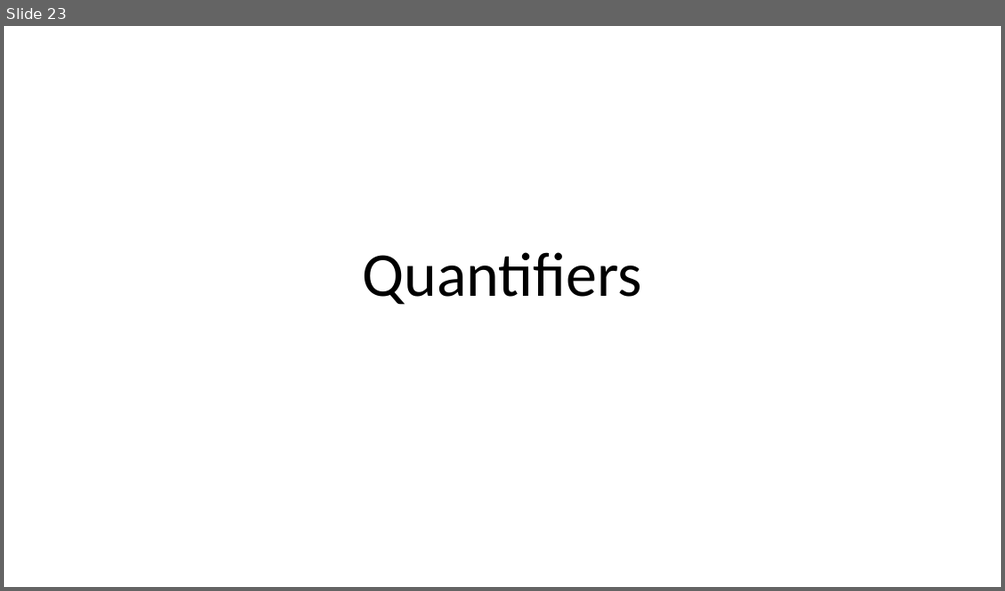
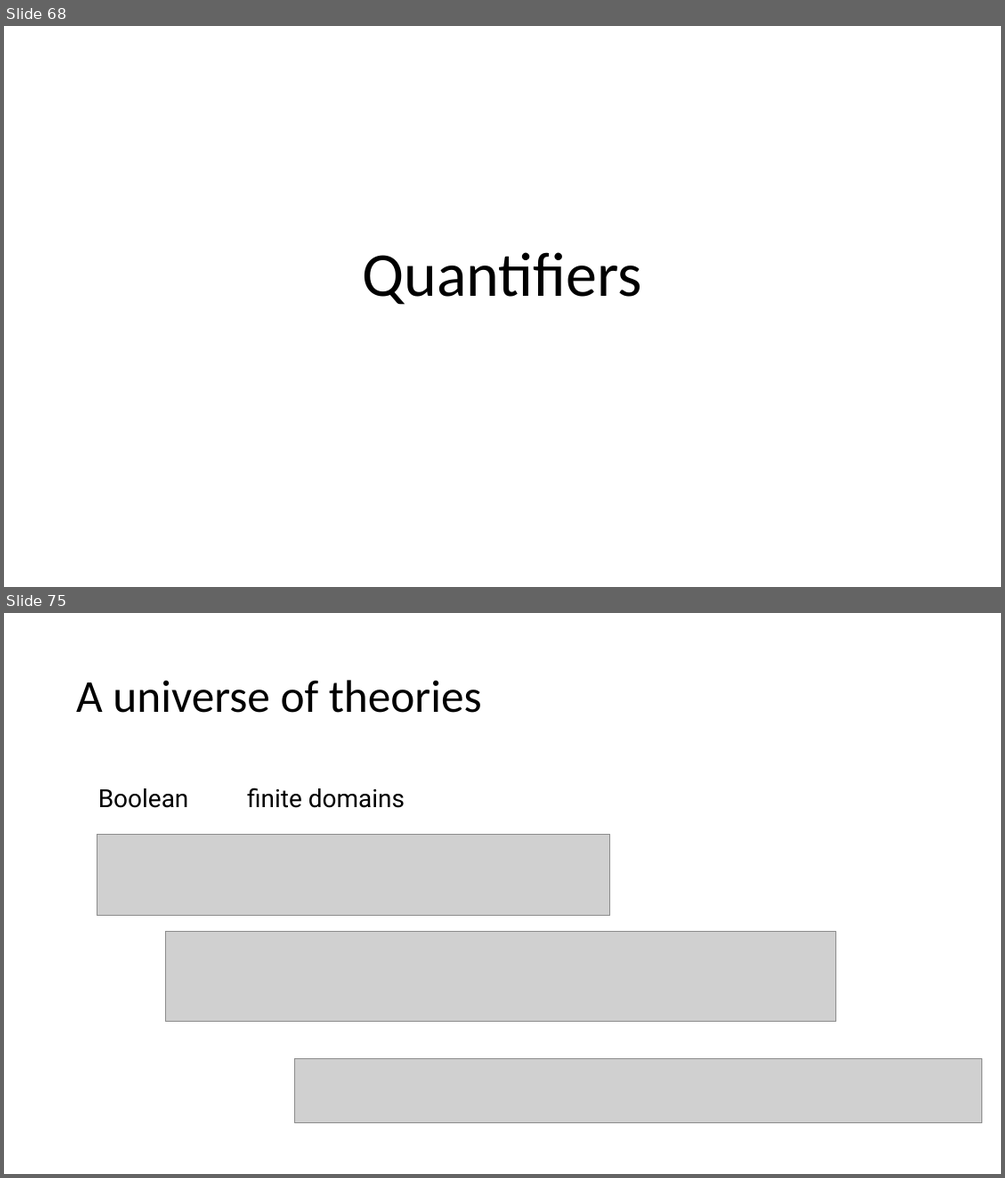
Before and after one commit to Z3Prover/doc, a slide deck: internals/tutorial/z3internals.pptx. Shown one above the other, each under a label of ours: slide 23 before the commit, slides 68 and 75 after it; the slides between them are not shown. The pictures are 1005x591 and 1005x1178 pixels, drawn with LibreOffice and Linux fonts; fonts in the diff are those of the drawing; grey boxes stand for pictures. Boxes give left, top, right and bottom in pixels: in the first picture for what was removed or moved away, otherwise in the second. Text is boxed around its words. In the diff, an @@ line names an element or a change of style, - is before the commit and + after.

```diff
--- a/internals/tutorial/z3internals.pptx
+++ b/internals/tutorial/z3internals.pptx
@@ slide 75 added at [4, 613, 1001, 1174], background #FFFFFF @@
@@ title added at [76, 680, 482, 713], 44 pt, text #000000 @@
+A universe of theories
@@ table added at [90, 780, 749, 845], 1 rows, 2 columns @@
+Boolean | finite domains
@@ picture added at [97, 834, 610, 915] @@
@@ picture added at [165, 932, 836, 1022] @@
@@ picture added at [295, 1058, 982, 1122] @@
@@ what was slide 23 is now slide 68 @@
```
Also in this commit, not shown: 1 slide changed, 60 other slides added.
